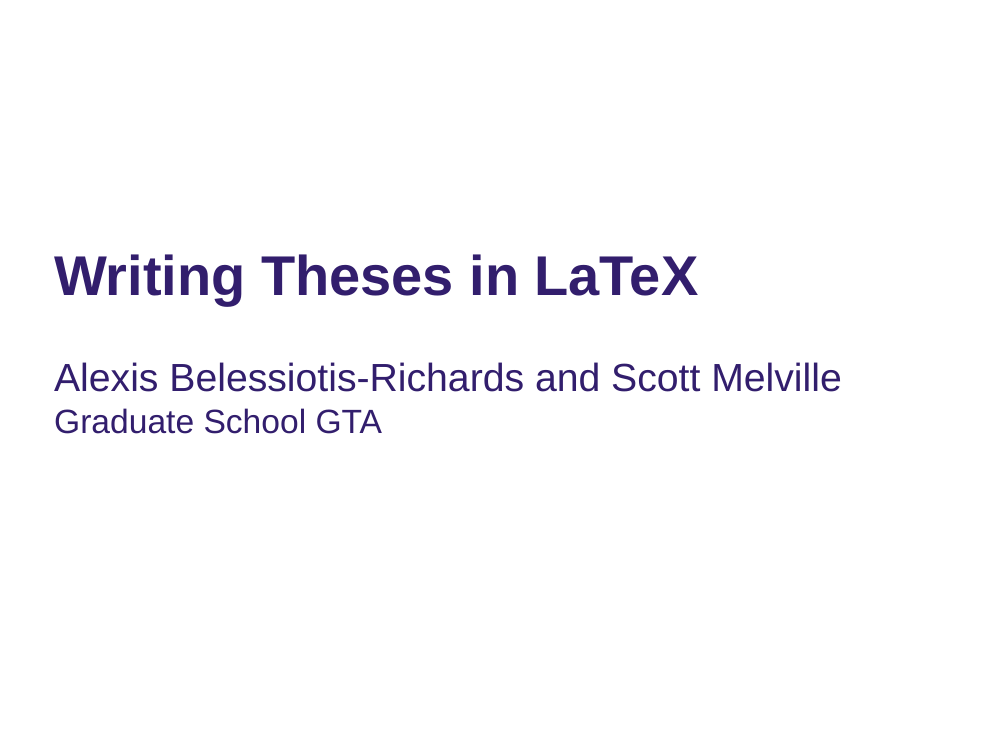
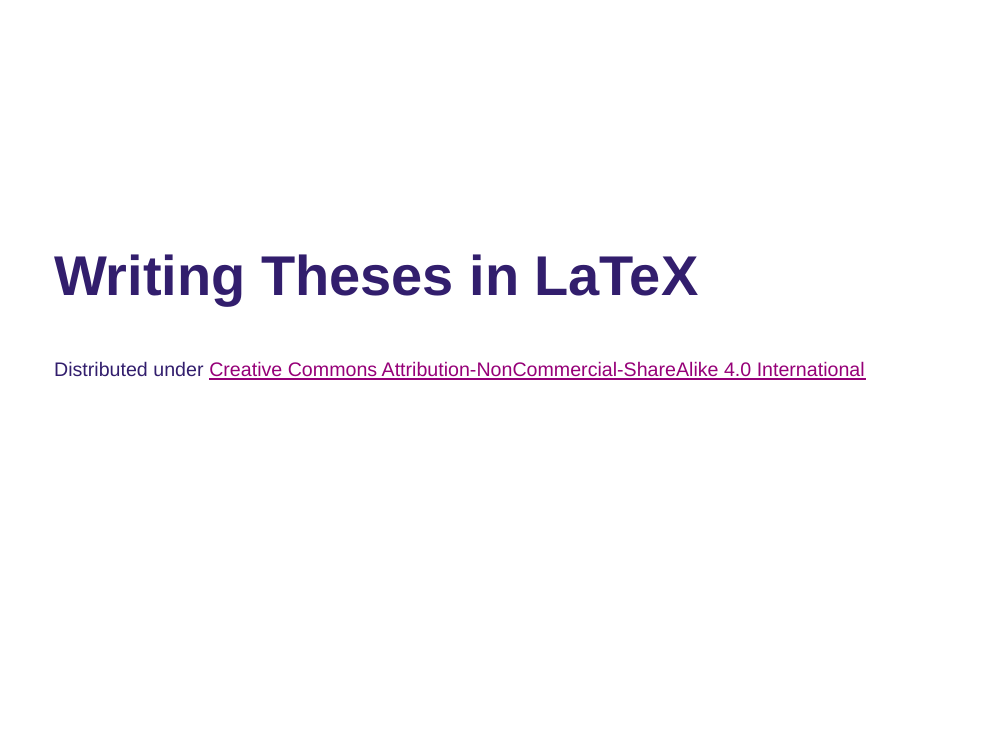
Before and after one commit to ImperialCollegeLondon/RCDS-writing-theses-in-latex, a slide deck: slide 40 of Writing Theses in Latex Slides.pptx. Drawn at 1008x756 pixels with LibreOffice and Linux fonts; fonts in the diff are those of the drawing; background and template pictures are left out. Boxes give left, top, right and bottom in pixels: in the first picture for what was removed or moved away, otherwise in the second. Text is boxed around its words. In the diff, an @@ line names an element or a change of style, - is before the commit and + after.

Commit message:
Added License

```diff
--- a/Writing Theses in Latex Slides.pptx
+++ b/Writing Theses in Latex Slides.pptx
@@ subtitle at [54, 361, 865, 380]: text changed; size 28 to 14 pt; text colour #321E6D to #960078 @@
-Alexis Belessiotis-Richards and Scott Melville
-Graduate School GTA
+Distributed under Creative Commons Attribution-NonCommercial-ShareAlike 4.0 International
```
